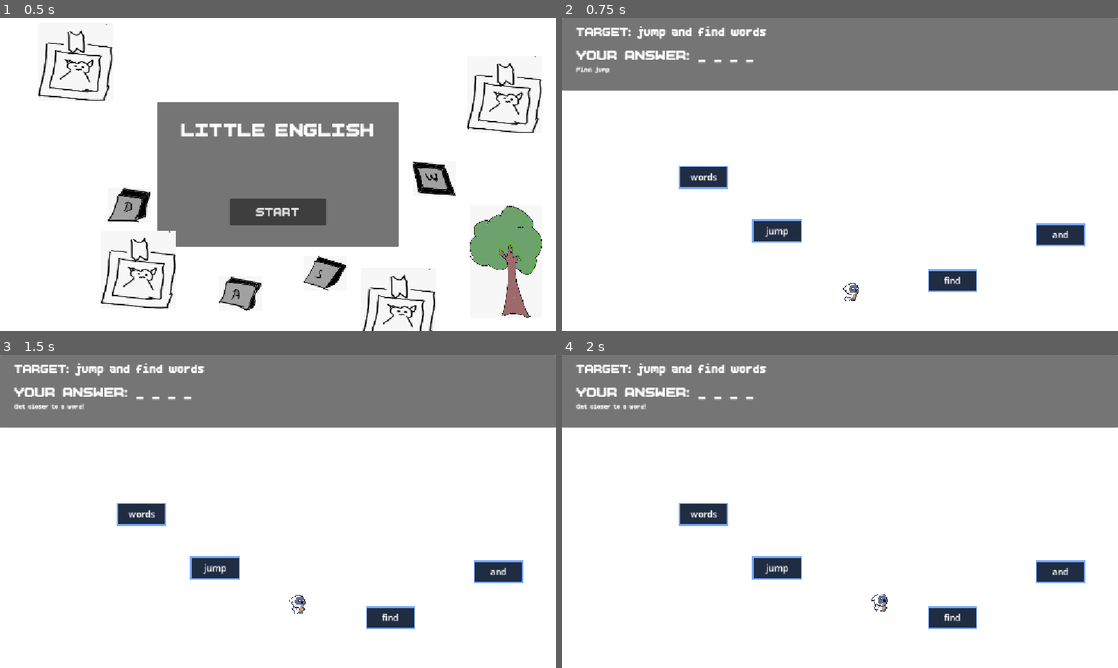
Above: before the commit, frames 1-4 (two rows, left to right).
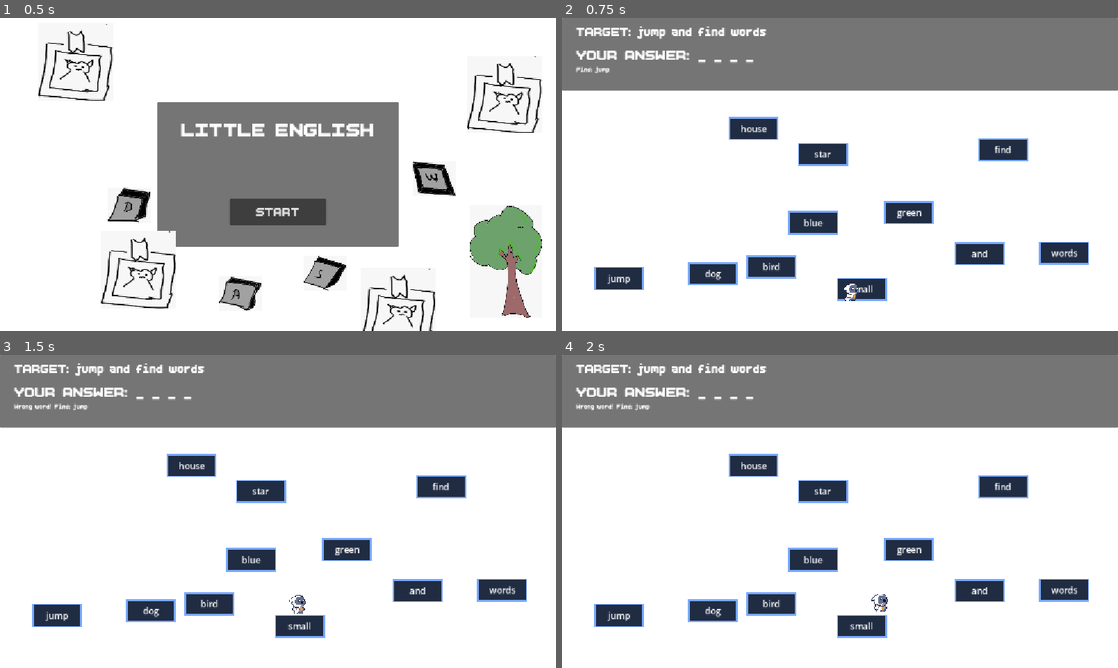
Above: after the commit, the same moments.

Repository: AYUSH-pro-grammer/SIMPLE-ENGLISH
Game: Godot game, scene res://node_2d.tscn
Same seed, same stepped clock (60 frames per second), same inputs: the game is played once before the commit and once after it.
Inputs:
- Up to frame 1 (0.5 s): no input
- Up to frame 2 (0.75 s): click "START" at 0.5 s
- Up to frame 3 (1.5 s): tap Enter at 1.25 s; hold Right (ui_right) from 1.28 s (still down); tap Space (jump) at 1.35 s
- Up to frame 4 (2 s): keep holding Right (ui_right); tap Space (jump) at 1.52, 1.82 s

Frame 1 is identical in both runs. In frame 2, 9.4% of the frame differs, in the area x 5-95%, y 31-91%; in frame 3, 9.7%, in the area x 2-95%, y 15-91%; in frame 4, 9.7%.

Commit message:
added decoy words

Diff:
--- a/small-guy/character_body_2d.gd
+++ b/small-guy/character_body_2d.gd
@@ -20,7 +20,7 @@
 
 
 func _physics_process(delta: float) -> void:
-	# JUMP
+
 	if is_jumping:
 		jump_time += delta
 
@@ -45,7 +45,7 @@
 
 		return
 
-	# MOVEMENT
+
 	var direction: Vector2 = Input.get_vector(
 		"ui_left",
 		"ui_right",
@@ -56,13 +56,12 @@
 	velocity = direction * SPEED
 	move_and_slide()
 
-	# FLIP SPRITE WHEN MOVING LEFT OR RIGHT
 	if direction.x < 0:
 		animated_sprite.flip_h = true
 	elif direction.x > 0:
 		animated_sprite.flip_h = false
 
-	# RUN ANIMATION
+
 	if direction != Vector2.ZERO:
 		if animated_sprite.animation != "run" or not animated_sprite.is_playing():
 			animated_sprite.play("run")
@@ -72,7 +71,6 @@
 			animated_sprite.animation = "run"
 		animated_sprite.frame = 0
 
-	# SPACE TO JUMP
 	if Input.is_action_just_pressed("jump"):
 		ground_position = global_position
 		jump_time = 0.0
--- a/small-guy/node_2d.gd
+++ b/small-guy/node_2d.gd
@@ -14,6 +14,10 @@
 @onready var answer_label = $CanvasLayer/GamePanel/AnswerLabel
 @onready var message_label = $CanvasLayer/GamePanel/MessageLabel
 
+const EXTRA_WORD_COUNT = 7
+const UI_HEIGHT = 150.0
+const BUTTON_MARGIN = 70.0
+const MIN_DISTANCE = 120.0
 
 var sentences = [
 	"hey how are you",
@@ -23,7 +27,14 @@
 	"godot is very cool",
 	"the sun is bright",
 	"i love playing games",
-    "jump and find words"
+	"jump and find words"
+]
+
+var extra_words = [
+	"dog", "happy", "blue", "bird", "big",
+	"small", "tree", "fast", "fish", "sun",
+	"apple", "green", "house", "star", "book",
+	"moon", "run", "water", "red", "fun"
 ]
 
 var target_words: Array[String] = []
@@ -32,8 +43,8 @@
 
 
 func _ready() -> void:
+	randomize()
 	setup_ui()
-	randomize()
 
 	start_button.pressed.connect(_on_start_pressed)
 	player.jump_started.connect(_on_jump_started)
@@ -42,7 +53,6 @@
 	game_panel.hide()
 	player.hide()
 
-	# Remove any manually created word nodes.
 	for child in words_container.get_children():
 		child.queue_free()
 
@@ -58,16 +68,14 @@
 
 func new_round() -> void:
 	if word_button_scene == null:
-		message_label.text = "ERROR: Assign WordButton.tscn in the Inspector!"
+		message_label.text = "Assign WordButton.tscn in Inspector!"
 		game_started = false
 		return
 
-	# Clear the previous round.
 	for child in words_container.get_children():
 		words_container.remove_child(child)
 		child.queue_free()
 
-	# Pick a random sentence.
 	var sentence: String = sentences.pick_random()
 
 	target_words.clear()
@@ -77,66 +85,64 @@
 	next_index = 0
 
 	target_label.text = "TARGET: " + sentence
-
-	var blanks: Array[String] = []
-	for word in target_words:
-		blanks.append("_")
-
-	answer_label.text = "YOUR ANSWER: " + " ".join(blanks)
+	update_answer()
 	message_label.text = "Find: " + target_words[0]
 
-	# Shuffle the words.
-	var shuffled_words = target_words.duplicate()
-	shuffled_words.shuffle()
-
-	# Randomly position the word buttons.
+	var all_words: Array[String] = target_words.duplicate()
+	var decoys: Array[String] = []
+
+	for word in extra_words:
+		if not target_words.has(word):
+			decoys.append(word)
+
+	decoys.shuffle()
+
+	for i in range(mini(EXTRA_WORD_COUNT, decoys.size())):
+		all_words.append(decoys[i])
+
+	all_words.shuffle()
+
 	var screen_size = get_viewport_rect().size
 	var placed_positions: Array[Vector2] = []
 
-	var left_margin = 70.0
-	var right_margin = 70.0
-	var top_limit = screen_size.y * 0.45
-	var bottom_limit = screen_size.y - 70.0
-	var min_distance = 120.0
-
-	for word in shuffled_words:
+	var left = BUTTON_MARGIN
+	var right = maxf(left, screen_size.x - BUTTON_MARGIN)
+	var top = UI_HEIGHT + 65.0
+	var bottom = maxf(top, screen_size.y - BUTTON_MARGIN)
+
+	for word in all_words:
 		var button = word_button_scene.instantiate()
-
-		# Set the word before adding it to the scene.
 		button.setup(word)
 		words_container.add_child(button)
 
-		var position_found = false
-		var button_position = Vector2.ZERO
+		var button_pos = Vector2.ZERO
+		var found_position = false
 
 		for attempt in range(200):
-			button_position = Vector2(
-				randf_range(left_margin, screen_size.x - right_margin),
-				randf_range(top_limit, bottom_limit)
+			button_pos = Vector2(
+				randf_range(left, right),
+				randf_range(top, bottom)
 			)
 
-			var valid_position = true
-
-			for existing_position in placed_positions:
-				if button_position.distance_to(existing_position) < min_distance:
-					valid_position = false
+			var valid = true
+			for existing in placed_positions:
+				if button_pos.distance_to(existing) < MIN_DISTANCE:
+					valid = false
 					break
 
-			if valid_position:
-				position_found = true
+			if valid:
+				found_position = true
 				break
 
-		if not position_found:
-			# Fallback for smaller screens.
-			button_position = Vector2(
-				randf_range(left_margin, screen_size.x - right_margin),
-				randf_range(top_limit, bottom_limit)
+		if not found_position:
+			button_pos = Vector2(
+				randf_range(left, right),
+				randf_range(top, bottom)
 			)
 
-		button.position = button_position
-		placed_positions.append(button_position)
-
-	# Place the player near the bottom center.
+		button.position = button_pos
+		placed_positions.append(button_pos)
+
 	player.position = Vector2(
 		screen_size.x / 2.0,
 		screen_size.y - 100.0
@@ -151,9 +157,8 @@
 		return
 
 	var nearest_button = null
-	var nearest_distance: float = 65.0
-
-	# Find the closest unselected word.
+	var nearest_distance = 65.0
+
 	for button in words_container.get_children():
 		if button.selected:
 			continue
@@ -171,19 +176,9 @@
 	var expected_word = target_words[next_index]
 
 	if nearest_button.word == expected_word:
-		# Correct word!
 		nearest_button.mark_selected()
 		next_index += 1
-
-		var answer_parts: Array[String] = []
-
-		for i in range(target_words.size()):
-			if i < next_index:
-				answer_parts.append(target_words[i])
-			else:
-				answer_parts.append("_")
-
-		answer_label.text = "YOUR ANSWER: " + " ".join(answer_parts)
+		update_answer()
 
 		if next_index >= target_words.size():
 			message_label.text = "Sentence completed!"
@@ -192,11 +187,20 @@
 			get_tree().create_timer(1.5).timeout.connect(_next_round)
 		else:
 			message_label.text = "Find: " + target_words[next_index]
-
 	else:
-		# Incorrect word.
 		message_label.text = "Wrong word! Find: " + expected_word
 
+
+func update_answer() -> void:
+	var answer_parts: Array[String] = []
+
+	for i in range(target_words.size()):
+		if i < next_index:
+			answer_parts.append(target_words[i])
+		else:
+			answer_parts.append("_")
+
+	answer_label.text = "YOUR ANSWER: " + " ".join(answer_parts)
 
 
 func setup_ui() -> void:
@@ -214,11 +218,11 @@
 	$CanvasLayer/StartPanel/SubtitleLabel.position = Vector2(30, 115)
 	$CanvasLayer/StartPanel/SubtitleLabel.size = Vector2(440, 45)
 
-	$CanvasLayer/StartPanel/StartButton.position = Vector2(150, 200)
-	$CanvasLayer/StartPanel/StartButton.size = Vector2(200, 55)
-
-	game_panel.position = Vector2(0, 0)
-	game_panel.size = Vector2(screen_size.x, 150)
+	start_button.position = Vector2(150, 200)
+	start_button.size = Vector2(200, 55)
+
+	game_panel.position = Vector2.ZERO
+	game_panel.size = Vector2(screen_size.x, UI_HEIGHT)
 
 	target_label.position = Vector2(30, 15)
 	target_label.size = Vector2(screen_size.x - 60, 40)
Not shown, added: small-guy/index.apple-touch-icon.png.import
Not shown, added: small-guy/index.icon.png.import
Not shown, added: small-guy/index.png.import
Not shown, changed: .DS_Store
Not shown, changed: small-guy.zip
